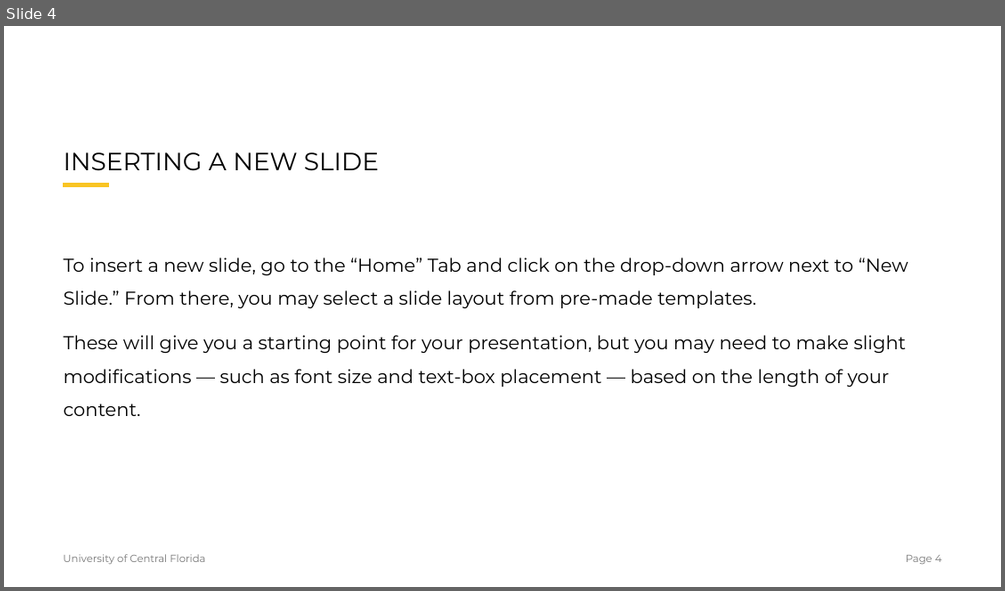
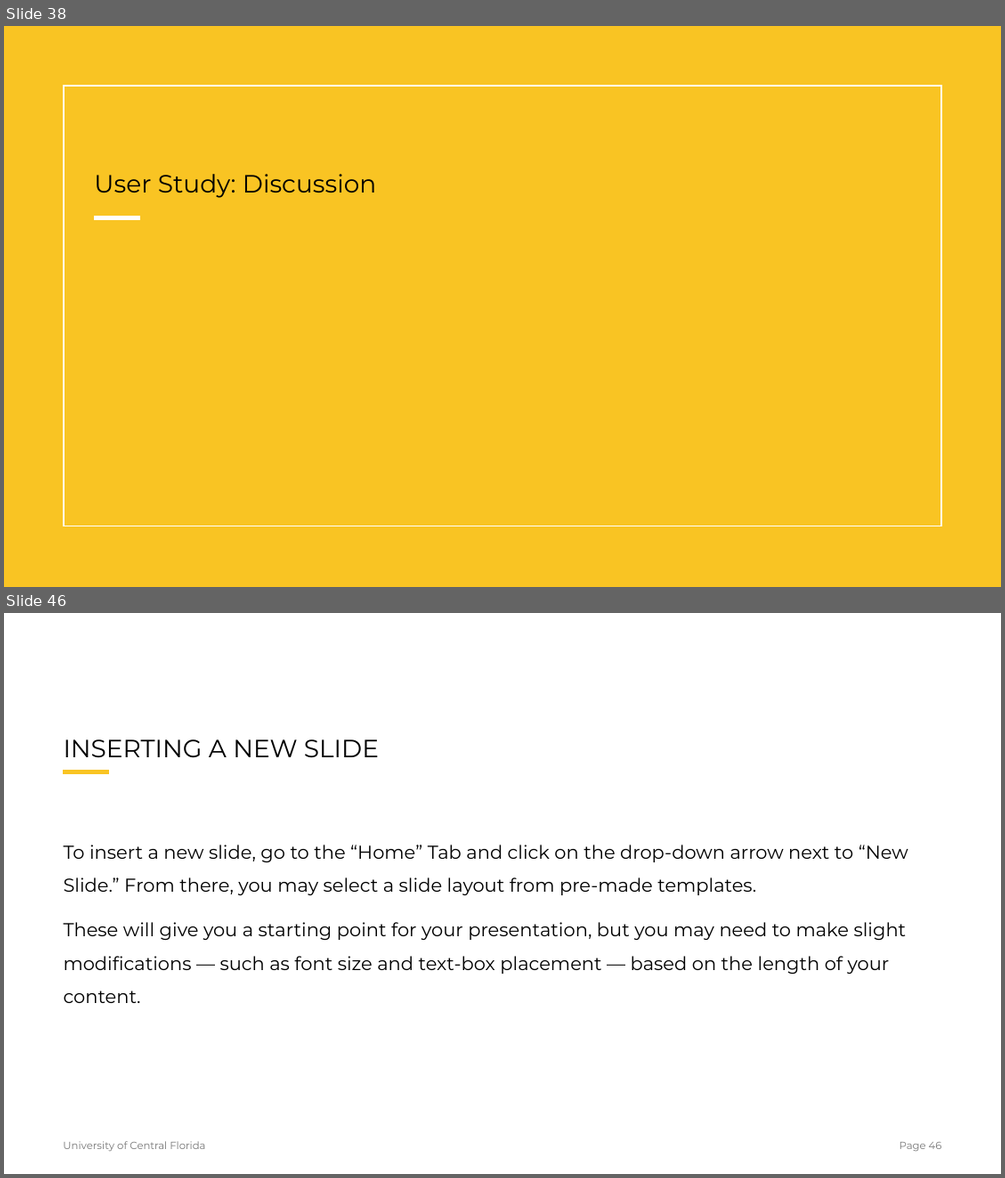
Before and after one commit to Wanyea/NeuroGaze, a slide deck: Research Documents/Thesis/NeuroGazeThesisDefense.pptx. Shown one above the other, each under a label of ours: slide 4 before the commit, slides 38 and 46 after it; the slides between them are not shown. The pictures are 1005x591 and 1005x1178 pixels, drawn with LibreOffice and Linux fonts; fonts in the diff are those of the drawing. Boxes give left, top, right and bottom in pixels: in the first picture for what was removed or moved away, otherwise in the second. Text is boxed around its words. In the diff, an @@ line names an element or a change of style, - is before the commit and + after.

```diff
--- a/Research Documents/Thesis/NeuroGazeThesisDefense.pptx
+++ b/Research Documents/Thesis/NeuroGazeThesisDefense.pptx
@@ slide 38 added at [4,26,1001,587], background #FFFFFF @@
@@ rectangle added at [4,26,1001,587], fill #F9C423 @@
@@ rectangle added at [64,86,942,526], outline #FFFFFF 1.5 pt @@
@@ title added at [94,174,376,198], 24 pt, text #000000 @@
+User Study: Discussion
@@ line added from (95, 217) to (140, 217), #FFFFFF 4 pt @@
@@ what was slide 4 is now slide 46 @@
@@ page number at [899,1142,942,1151]: text changed @@
-Page 4
+Page 46
```
Also in this commit, not shown: 2 slides changed, 41 other slides added, 1 other file.
